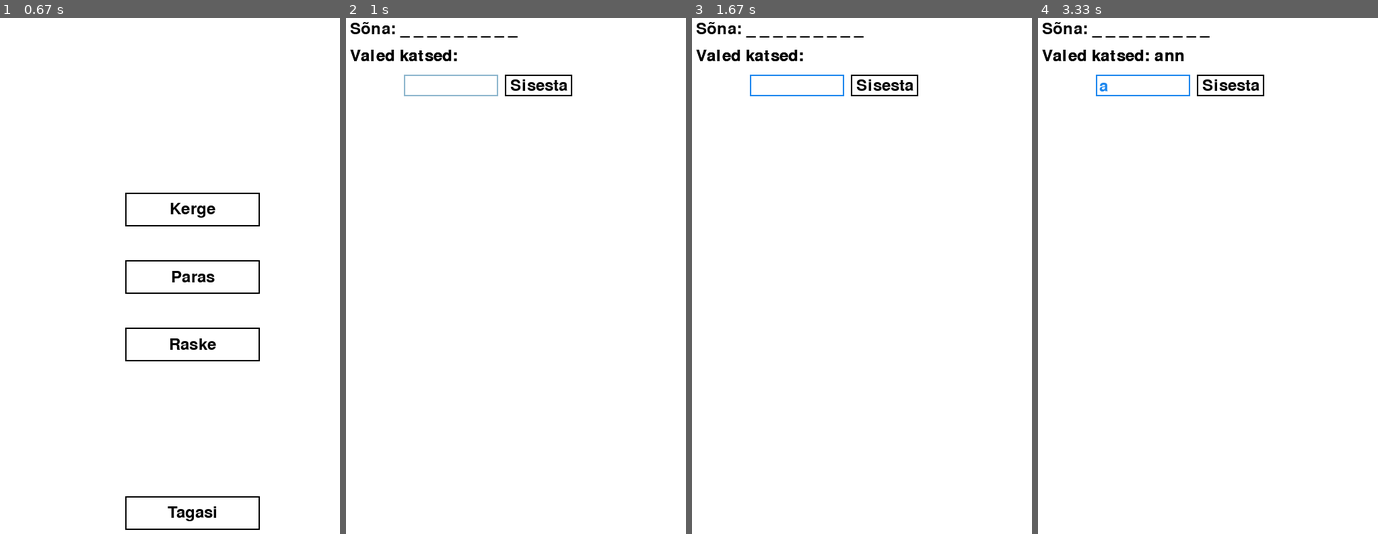
Above: before the commit, frames 1-4 (left to right).
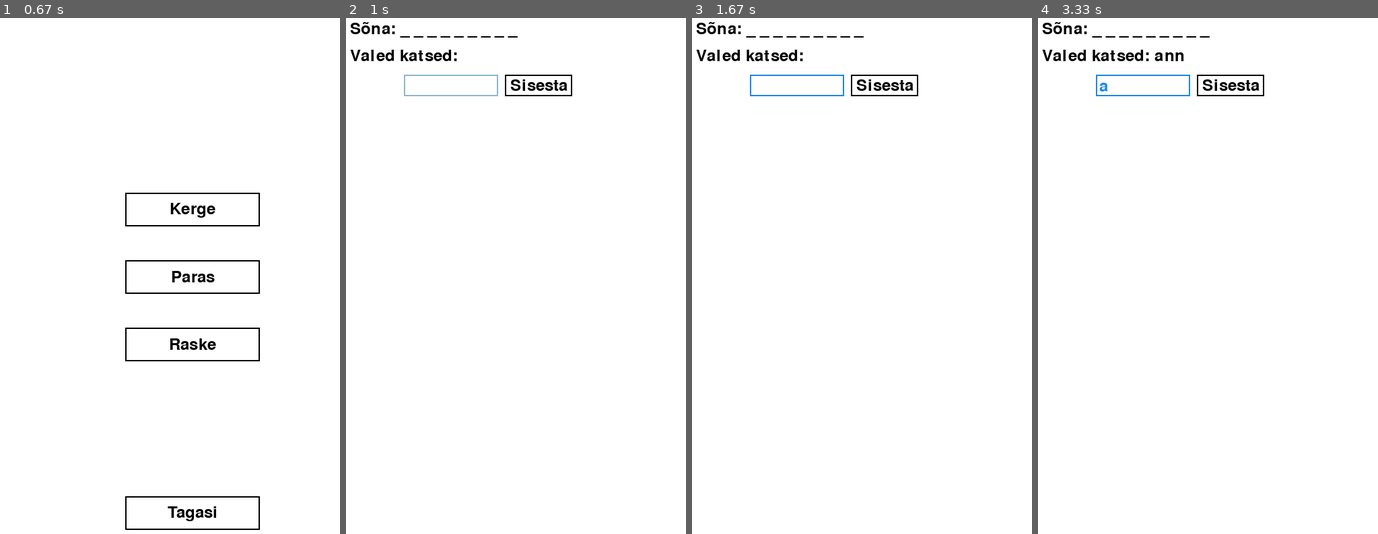
Above: after the commit, the same moments.

Repository: marcusut/poomismang
Game: pygame game, started from main.py
Two runs of this game, one before a commit and one after it. Both use one fixed random seed, a clock stepped at 60 frames per second and the inputs below.
Inputs (mouse positions are in pixels of both pictures, inside the frame that each line leads up to):
- Up to frame 1 (0.67 s): click "Mängi" at 0.38 s
- Up to frame 2 (1 s): click "Raske" at 0.72 s
- Up to frame 3 (1.67 s): click (797, 85) at 1.05 s; tap Enter at 1.33 s
- Up to frame 4 (3.33 s): type "ann" at 2.77 s; tap Enter at 3.1 s; type "a" at 3.32 s

Frame 1 is identical in both runs. In frame 2, 0.1% of the frame differs, in the area x 1-33%, y 6-9%; in frame 3, 0.1%; in frame 4, 0.2%, in the area x 1-43%, y 6-9%.

Commit message:
valmis ainult pilte vaja

Diff:
--- a/main.py
+++ b/main.py
@@ -45,6 +45,7 @@
                 if event.key == pygame.K_RETURN:
                     guess = self.text
                     self.text = ''  # Clear the input field
+                    self.txt_surface = FONT.render(self.text, True, self.color)
                     return guess
                 elif event.key == pygame.K_BACKSPACE:
                     self.text = self.text[:-1]
@@ -53,14 +54,11 @@
                 self.txt_surface = FONT.render(self.text, True, self.color)
 
     def draw(self, screen):
-        pygame.draw.rect(screen, self.color, self.rect, 2)
         screen.blit(self.txt_surface, (self.rect.x+5, self.rect.y+5))
         pygame.draw.rect(screen, self.color, self.rect, 2)
         pygame.display.update(self.rect)
 
 def draw_game_state(word, guessed, wrong, attempts, screen):
-    # Clear the screen
-    screen.fill(WHITE)
 
     # Render the text
     text_surface = FONT.render("Sõna: " + ' '.join(letter if letter in guessed else '_' for letter in word), True, BLACK)
@@ -68,11 +66,17 @@
     # Draw the text on the screen
     screen.blit(text_surface, (20, 20))
 
-    # Draw the guessed letters
+    # Draw the wrong letters
     draw_wrong_letters(wrong, screen)
 
     # Draw the hangman
     # Add your hangman drawing code here
+
+    # Update the display
+    pygame.display.update()
+
+    # Cap the frame rate at 60 FPS
+    clock.tick(60)
 
 def draw_wrong_letters(wrong, screen):
     # Render the text
@@ -101,6 +105,8 @@
     back_button = pygame.Rect(SCREEN_WIDTH // 2 - 50, SCREEN_HEIGHT - 100, 100, 50)
 
     while running:
+        # Clear the screen
+        screen.fill(WHITE)
         guess = None  # Initialize guess to None before the event loop
 
         for event in pygame.event.get():
@@ -135,17 +141,9 @@
                     wrong.append(guess)
 
             if attempts == 0:
-                print(f"Sa kaotasid. Sõna oli: {word}")
-                game_over = True
-
-        # Clear the screen
-        screen.fill(WHITE)
-
-        # Draw the game state
-        draw_game_state(word, guessed, wrong, attempts, screen)
-
-        # Draw the wrong letters
-        draw_wrong_letters(wrong, screen)
+                game_over_screen("lose", word)
+            elif all(letter in guessed for letter in word):
+                game_over_screen("victory", word)
 
         # Draw the input box
         input_box.draw(screen)
@@ -157,14 +155,43 @@
         if game_over:
             draw_button("Tagasi", back_button)
 
+        # Draw the game state
+        draw_game_state(word, guessed, wrong, attempts, screen)
+
+    # Go back to the main menu after the game ends
+    menu()
+
+def game_over_screen(result, word):
+    running = True
+
+    # Define the back button
+    back_button = pygame.Rect(0, 0, 220, 50)
+    back_button.center = (SCREEN_WIDTH // 2, SCREEN_HEIGHT - 100)
+
+    while running:
+        for event in pygame.event.get():
+            if event.type == pygame.QUIT:
+                pygame.quit()
+                sys.exit()
+            elif event.type == pygame.MOUSEBUTTONDOWN:
+                if back_button.collidepoint(event.pos):
+                    menu()
+
+        # Clear the screen
+        screen.fill(WHITE)
+
+        # Display the game result
+        result_text = "Sa võitsid! Õige sõna oli: " + word if result == "win" else "Sa kaotasid. Õige sõna oli: " + word
+        draw_text(result_text, (SCREEN_WIDTH // 2, SCREEN_HEIGHT // 2))
+
+        # Draw the back button
+        draw_button("Tagasi menüüsse", back_button)
+
         # Update the display
-        pygame.display.flip()
+        pygame.display.update()
 
         # Cap the frame rate at 60 FPS
         clock.tick(60)
-
-    # Go back to the main menu after the game ends
-    menu()
 
 # Create a function to draw a button
 def draw_button(text, rect):
@@ -192,6 +219,13 @@
 
     # Draw the text on the screen
     screen.blit(text_surface, text_rect)
+
+def draw_text(text, position):
+    font = pygame.font.Font(None, 36)
+    text_surface = font.render(text, True, BLACK)
+    text_rect = text_surface.get_rect(center=position)
+    screen.blit(text_surface, text_rect)
+
 
 # Create a function to draw the menu
 def draw_menu(play_button, exit_button, mouse_pos):
